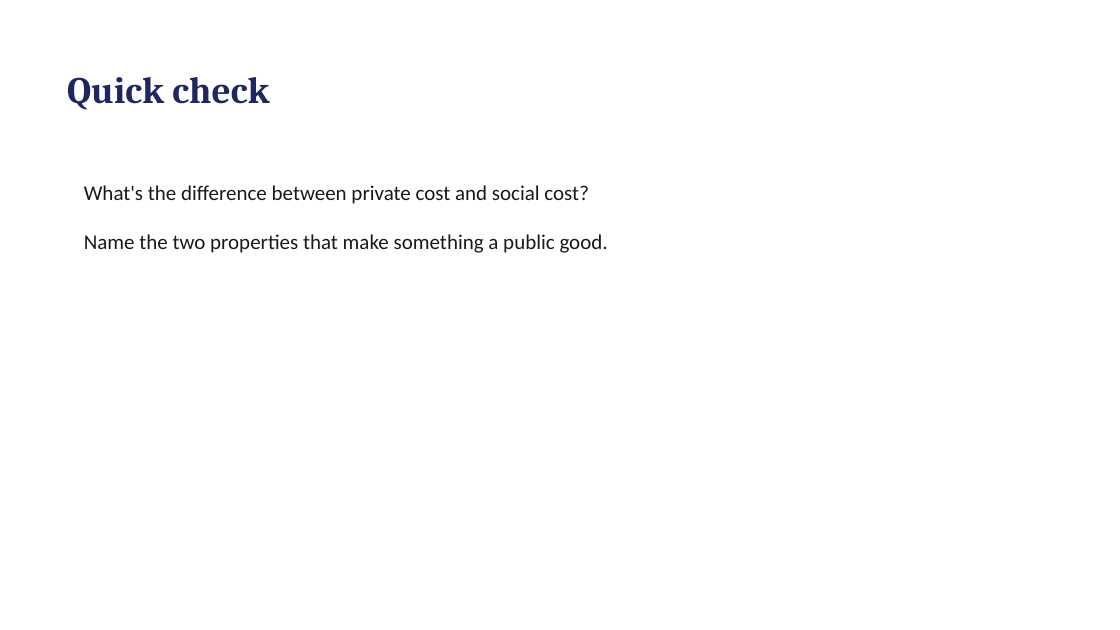
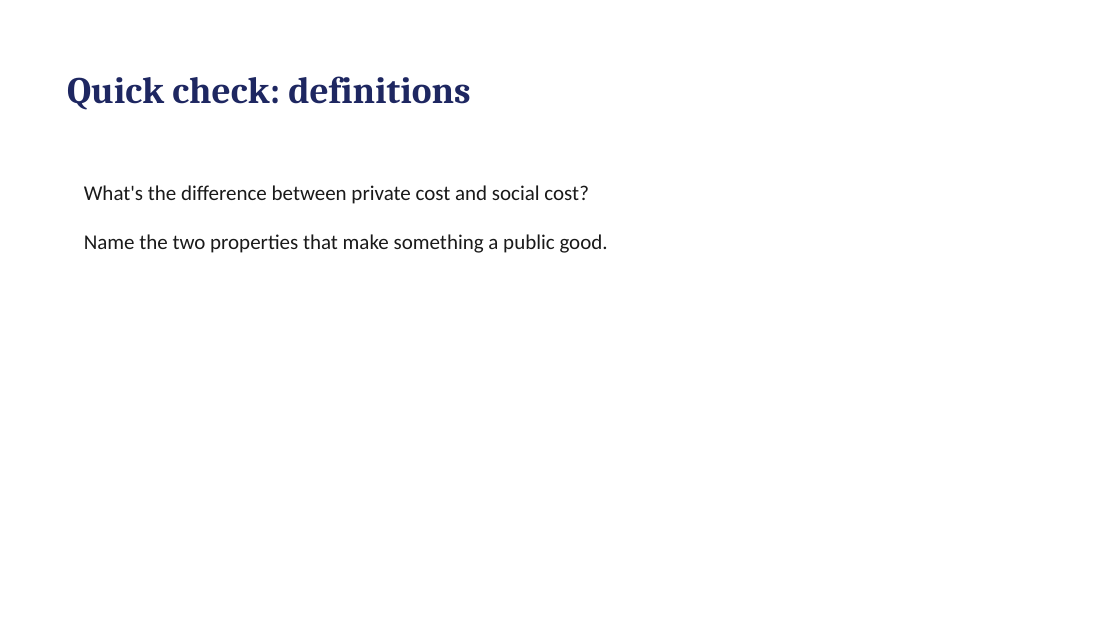
Before and after one commit to rebeccakfurness-boop/selongbayschool-teaching, a slide deck: slide 19 of courses/tom-economics/lessons/lesson-07/slides.pptx. Drawn at 1120x630 pixels with LibreOffice and Linux fonts; fonts in the diff are those of the drawing. Boxes give left, top, right and bottom in pixels: in the first picture for what was removed or moved away, otherwise in the second. Text is boxed around its words. In the diff, an @@ line names an element or a change of style, - is before the commit and + after.

```diff
--- a/courses/tom-economics/lessons/lesson-07/slides.pptx
+++ b/courses/tom-economics/lessons/lesson-07/slides.pptx
@@ text at box(67, 76, 471, 110): text changed @@
-Quick check
+Quick check: definitions
```
Also in this commit, not shown: 2 other slides changed, 10 slides added, 1 slide removed, 29 other files.
